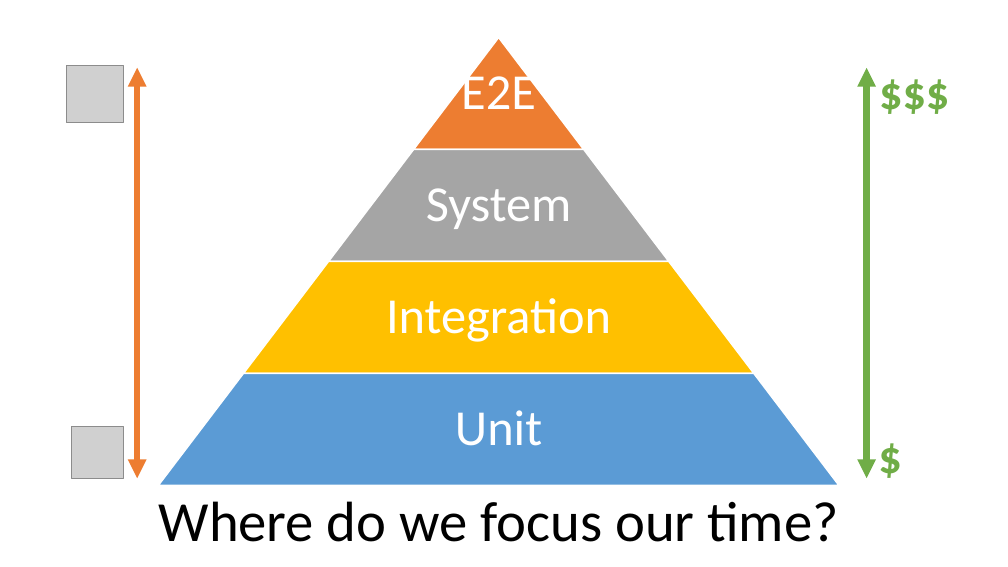
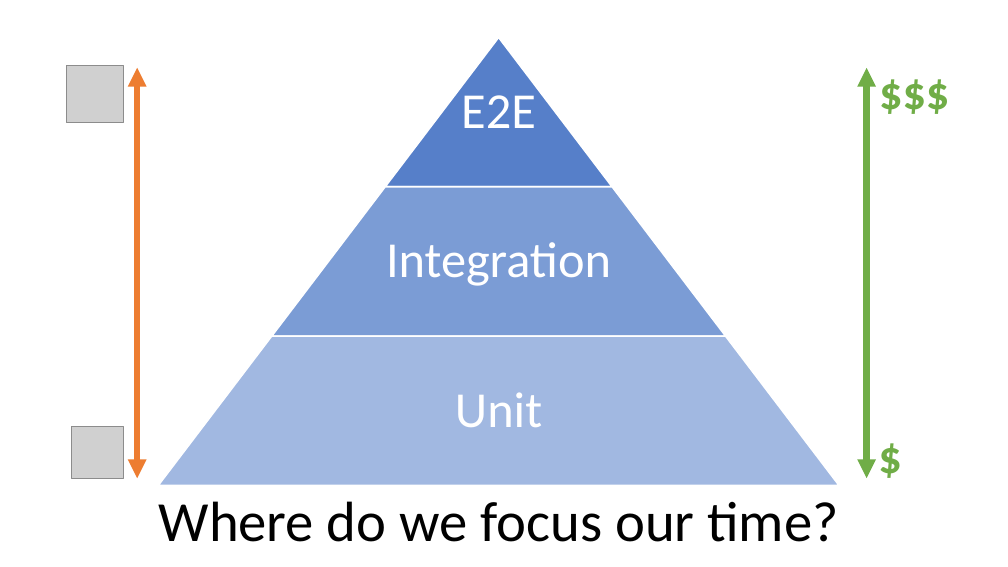
Before and after one commit to microsoft/code-with-engineering-playbook, a slide deck: slide 1 of docs/automated-testing/cdc-testing/images/images.pptx. Drawn at 1008x567 pixels with LibreOffice and Linux fonts; fonts in the diff are those of the drawing; grey boxes stand for pictures. Boxes give left, top, right and bottom in pixels: in the first picture for what was removed or moved away, otherwise in the second. Text is boxed around its words. In the diff, an @@ line names an element or a change of style, - is before the commit and + after.

```diff
--- a/docs/automated-testing/cdc-testing/images/images.pptx
+++ b/docs/automated-testing/cdc-testing/images/images.pptx
@@ text "E2E": place and size @@
-text "E2E" at [461, 68, 536, 109]
+text "E2E" at [461, 86, 536, 128]
@@ trapezoid: place and size @@
-trapezoid at [414, 38, 584, 150]
+trapezoid at [386, 38, 613, 188]
@@ trapezoid at [386, 38, 613, 188]: fill #ED7D31 to #4472C4 at 90% opacity @@
@@ trapezoid removed at [328, 150, 668, 262] @@
@@ trapezoid: place and size @@
-trapezoid at [243, 262, 754, 374]
+trapezoid at [271, 187, 725, 337]
@@ trapezoid at [271, 187, 725, 337]: fill #FFC000 to #4472C4 at 70% opacity @@
@@ text "Integration": place and size @@
-text "Integration" at [386, 298, 611, 342]
+text "Integration" at [386, 242, 611, 286]
@@ text removed at [426, 188, 572, 229] @@
-System
@@ trapezoid: place and size @@
-trapezoid at [158, 374, 839, 485]
+trapezoid at [158, 337, 839, 486]
@@ trapezoid at [158, 337, 839, 486]: fill #5B9BD5 to #4472C4 at 50% opacity @@
@@ text "Unit": place and size @@
-text "Unit" at [455, 410, 542, 446]
+text "Unit" at [455, 392, 542, 427]
```
Also in this commit, not shown: 1 other file.
